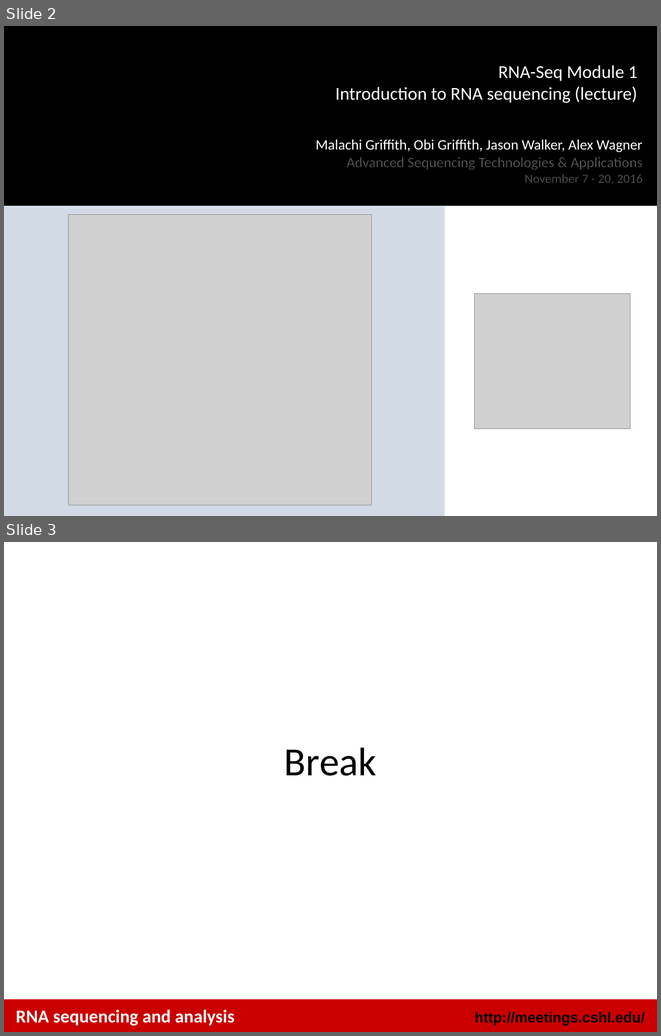
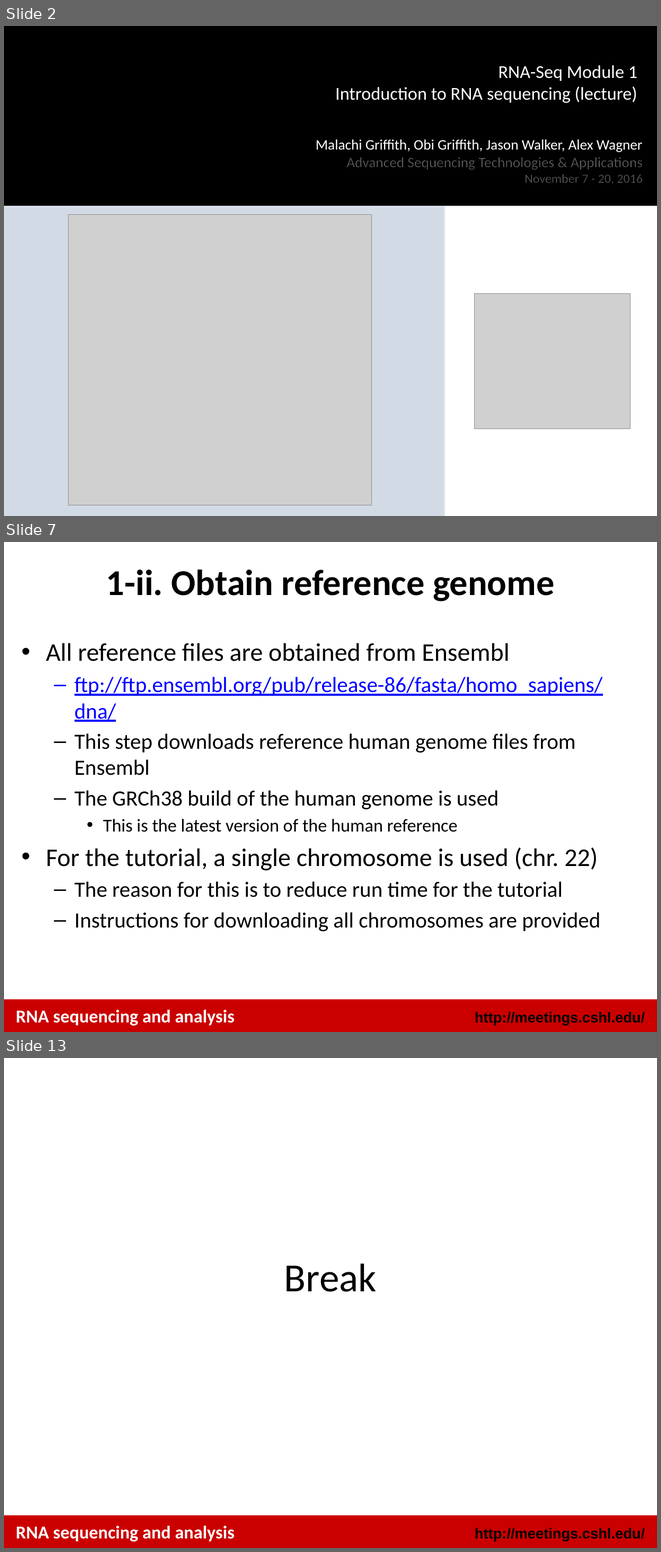
Before and after one commit to griffithlab/rnaseq_tutorial_wiki, a slide deck: LectureFiles/cshl/2016/RNASeq_Module1_Tutorial.pptx. Shown one above the other, each under a label of ours: slides 2 and 3 before the commit, slides 2, 7 and 13 after it; the slides between them are not shown. The pictures are 661x1036 and 661x1552 pixels, drawn with LibreOffice and Linux fonts; fonts in the diff are those of the drawing; grey boxes stand for pictures; background and template pictures are left out. Boxes give left, top, right and bottom in pixels: in the first picture for what was removed or moved away, otherwise in the second. Text is boxed around its words. In the diff, an @@ line names an element or a change of style, - is before the commit and + after.

Commit message:
Adding updated version of module 1 tutorial

```diff
--- a/LectureFiles/cshl/2016/RNASeq_Module1_Tutorial.pptx
+++ b/LectureFiles/cshl/2016/RNASeq_Module1_Tutorial.pptx
@@ slide 7 added at <box>4,542,657,1032</box>, background #FFFFFF; not listed: 2 template elements that a slide beside it also shows @@
@@ title added at <box>106,570,555,601</box>, 40 pt, text #000000, bold @@
+1-ii. Obtain reference genome
@@ text added at <box>46,643,603,931</box>, 24 pt, text #000000 @@
+• All reference files are obtained from Ensembl
+  – ftp://ftp.ensembl.org/pub/release-86/fasta/homo_sapiens/dna/
+  – This step downloads reference human genome files from Ensembl
+  – The GRCh38 build of the human genome is used
+    • This is the latest version of the human reference
+• For the tutorial, a single chromosome is used (chr. 22)
+  – The reason for this is to reduce run time for the tutorial
+  – Instructions for downloading all chromosomes are provided
@@ text added at <box>16,1009,235,1025</box>, 20 pt, text #FFFFFF, bold @@
+RNA sequencing and analysis
@@ what was slide 3 is now slide 13 @@
```
Also in this commit, not shown: 9 other slides added, 1 other file.
